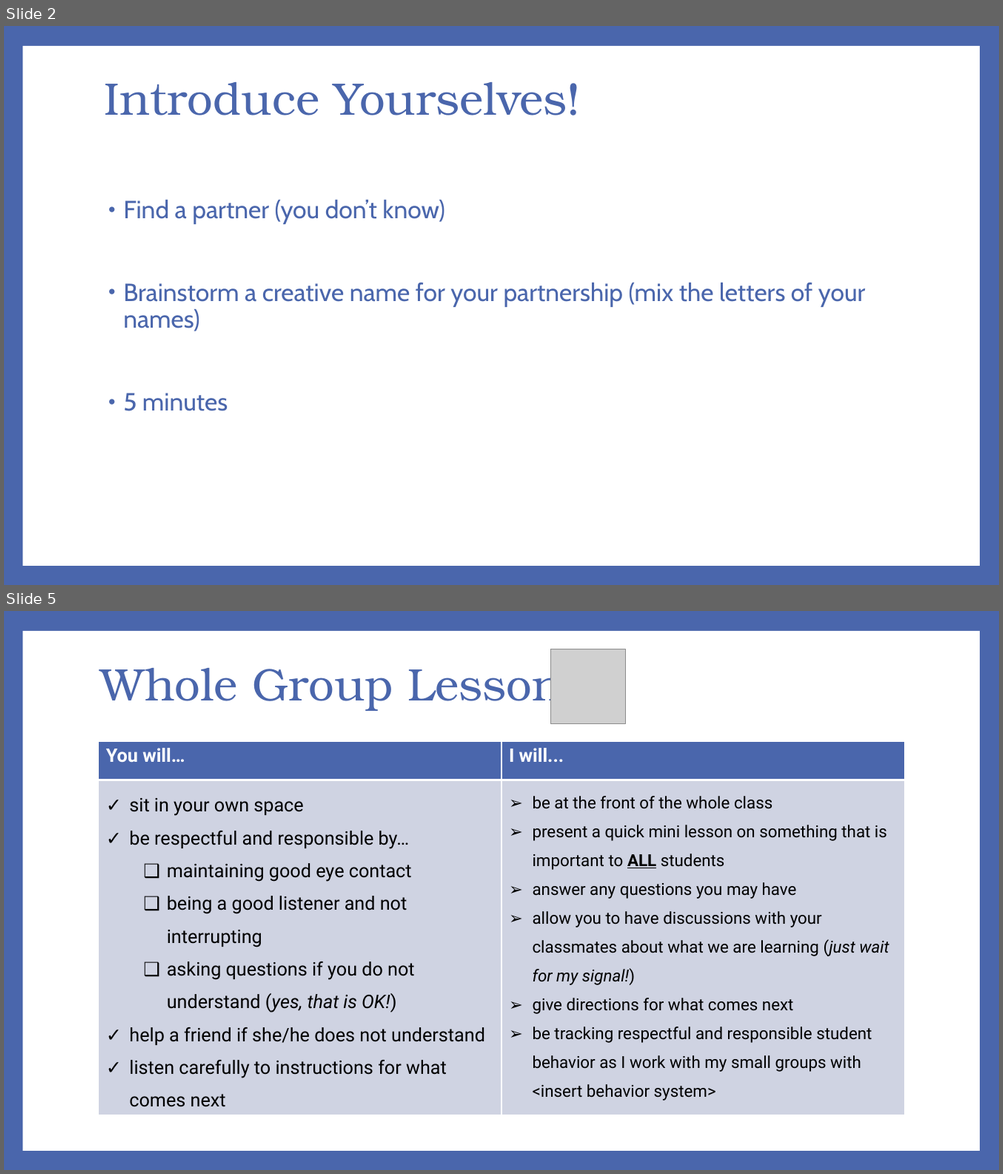
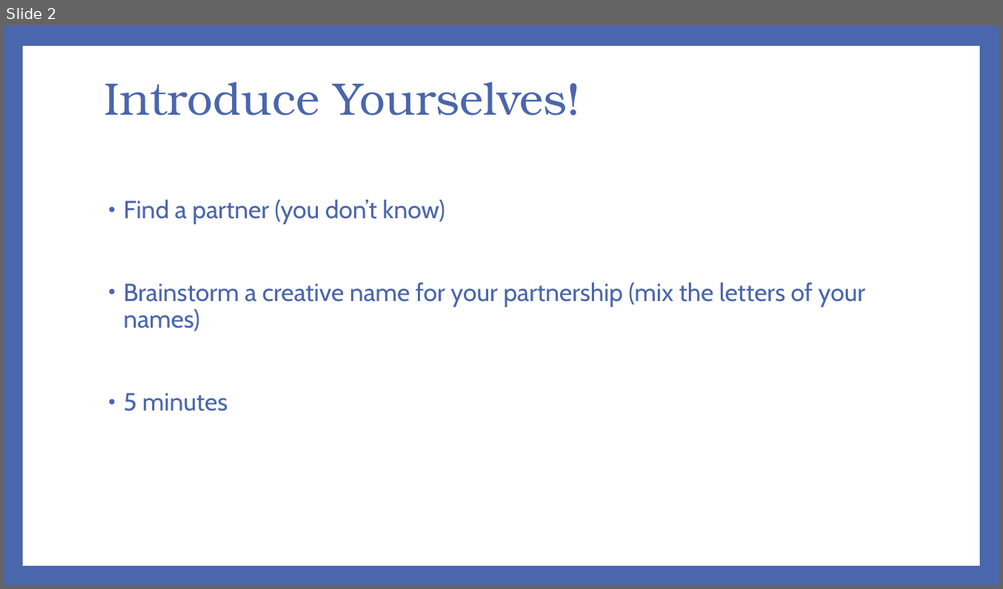
Before and after one commit to richard1au/1531-19t3, a slide deck: slides/week1.pptx. Shown one above the other, each under a label of ours: slides 2 and 5 before the commit, slide 2 after it; the slides between them are not shown. The pictures are 1003x1174 and 1003x589 pixels, drawn with LibreOffice and Linux fonts; fonts in the diff are those of the drawing; grey boxes stand for pictures. Boxes give left, top, right and bottom in pixels: in the first picture for what was removed or moved away, otherwise in the second. Text is boxed around its words. In the diff, an @@ line names an element or a change of style, - is before the commit and + after.

```diff
--- a/slides/week1.pptx
+++ b/slides/week1.pptx
@@ slide 5 removed at (4, 611, 999, 1170), background #4A66AC; not listed: 1 template element that a slide beside it also shows @@
@@ picture removed at (551, 649, 626, 723) @@
@@ title removed at (101, 658, 562, 712) @@
-Whole Group Lesson
@@ table removed at (99, 741, 905, 1119), 2 rows, 2 columns @@
-You will… | I will...
-sit in your own space / be respectful and responsible by… / maintaining good eye contact / being a good listener and not interrupting / asking questions if you do not understand (yes, that is OK!) / help a friend if she/he does not understand / listen carefully to instructions for what comes next | be at the front of the whole class / present a quick mini lesson on something that is important to ALL students / answer any questions you may have / allow you to have discussions with your classmates about what we are learning (just wait for my signal!) / give directions for what comes next / be tracking respectful and responsible student behavior as I work with my small groups with <insert behavior system>
```
Also in this commit, not shown: 3 slides changed, 9 slides added, 5 other slides removed.
